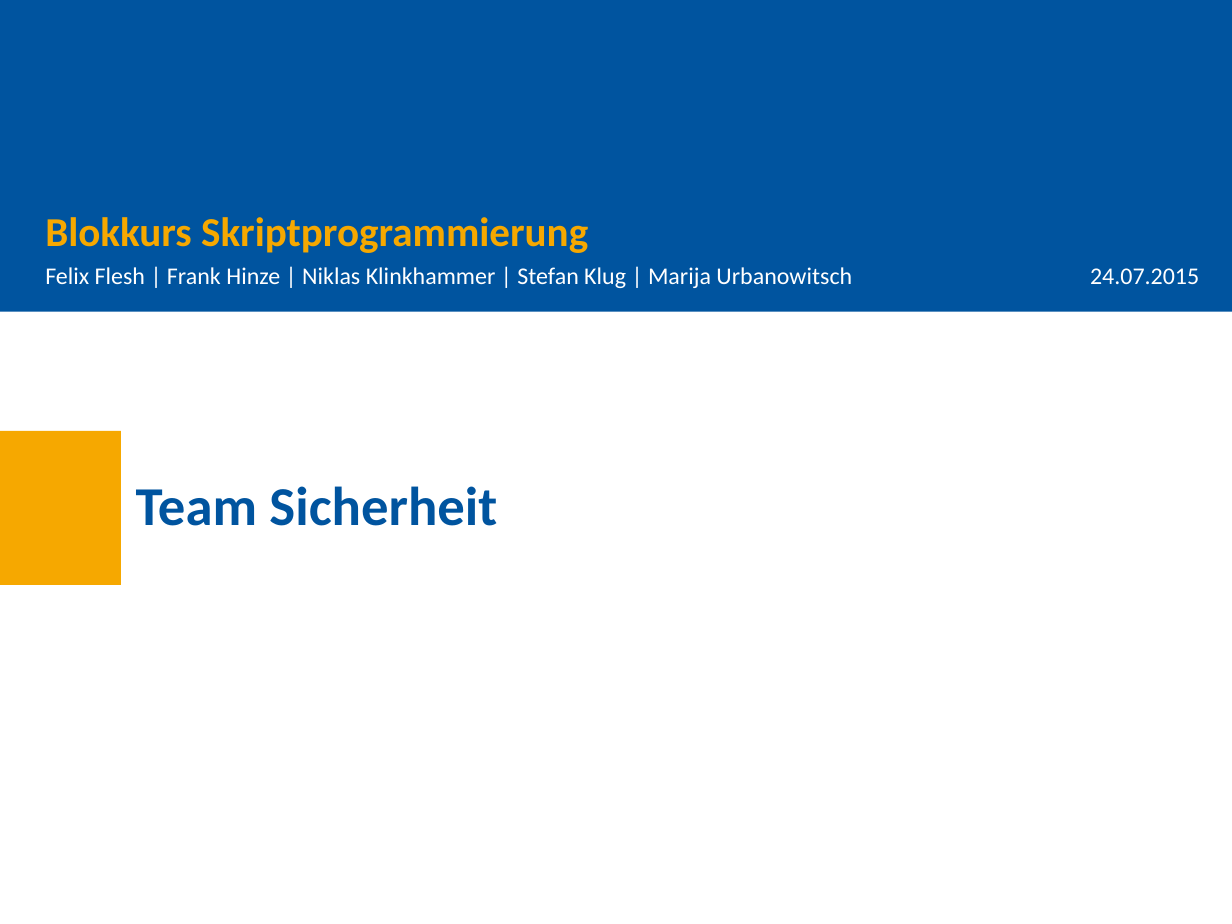
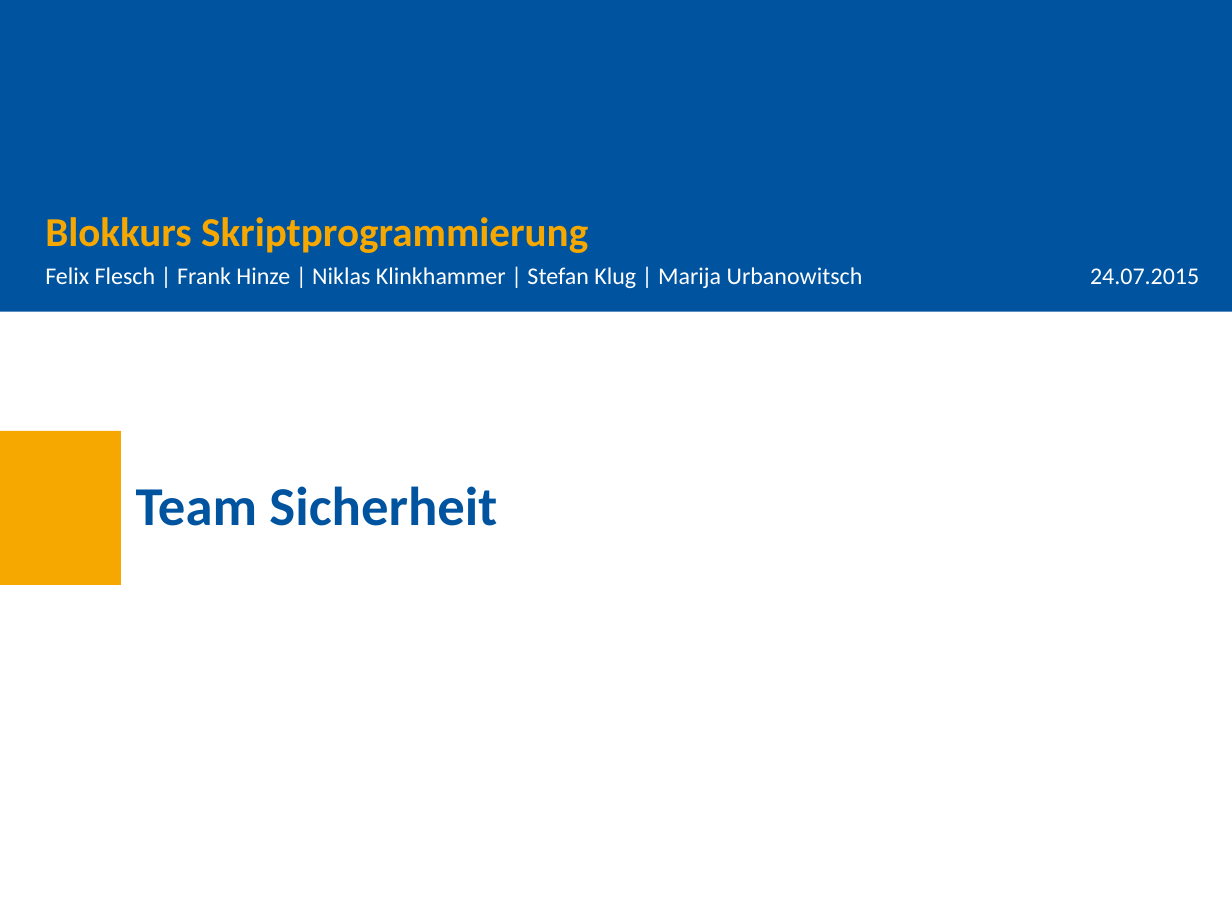
Before and after one commit to StKlug/SkriptprogrammierungBrowserspiel, a slide deck: slide 1 of Praesentation.pptx. Drawn at 1232x924 pixels with LibreOffice and Linux fonts; fonts in the diff are those of the drawing. Boxes give left, top, right and bottom in pixels: in the first picture for what was removed or moved away, otherwise in the second. Text is boxed around its words. In the diff, an @@ line names an element or a change of style, - is before the commit and + after.

```diff
--- a/Praesentation.pptx
+++ b/Praesentation.pptx
@@ text at [45, 267, 863, 288]: text changed @@
-Felix Flesh | Frank Hinze | Niklas Klinkhammer | Stefan Klug | Marija Urbanowitsch
+Felix Flesch | Frank Hinze | Niklas Klinkhammer | Stefan Klug | Marija Urbanowitsch
```
Also in this commit, not shown: 5 other slides changed, 1 other file.
